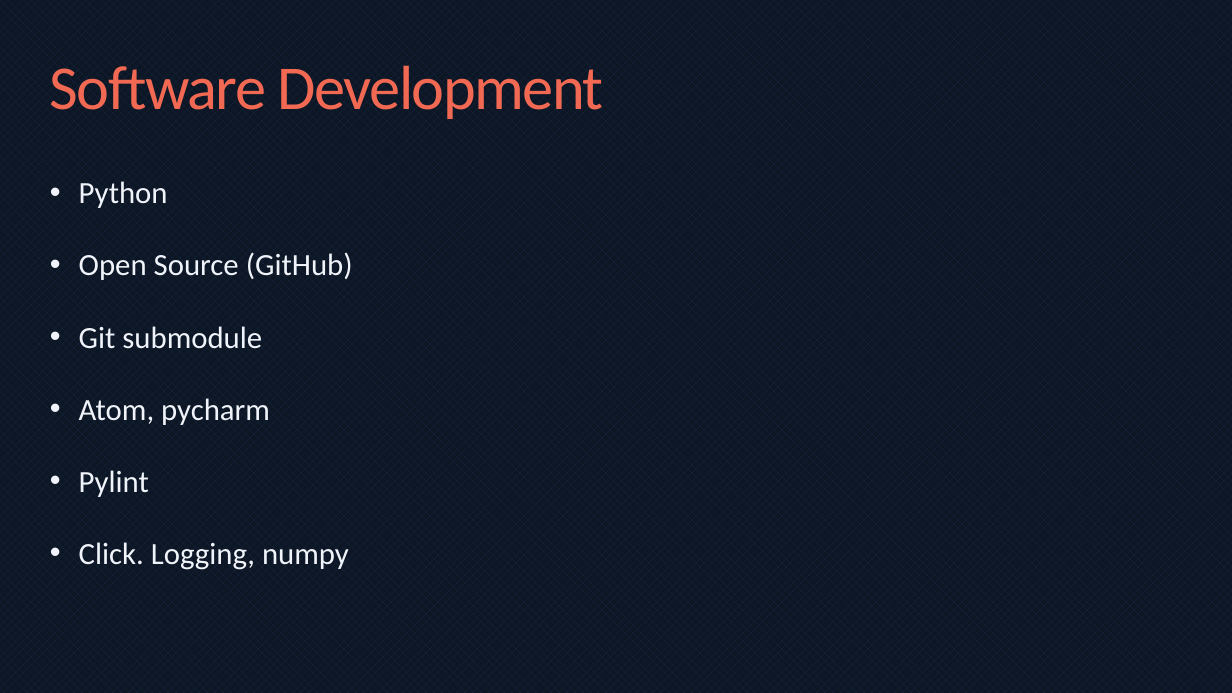
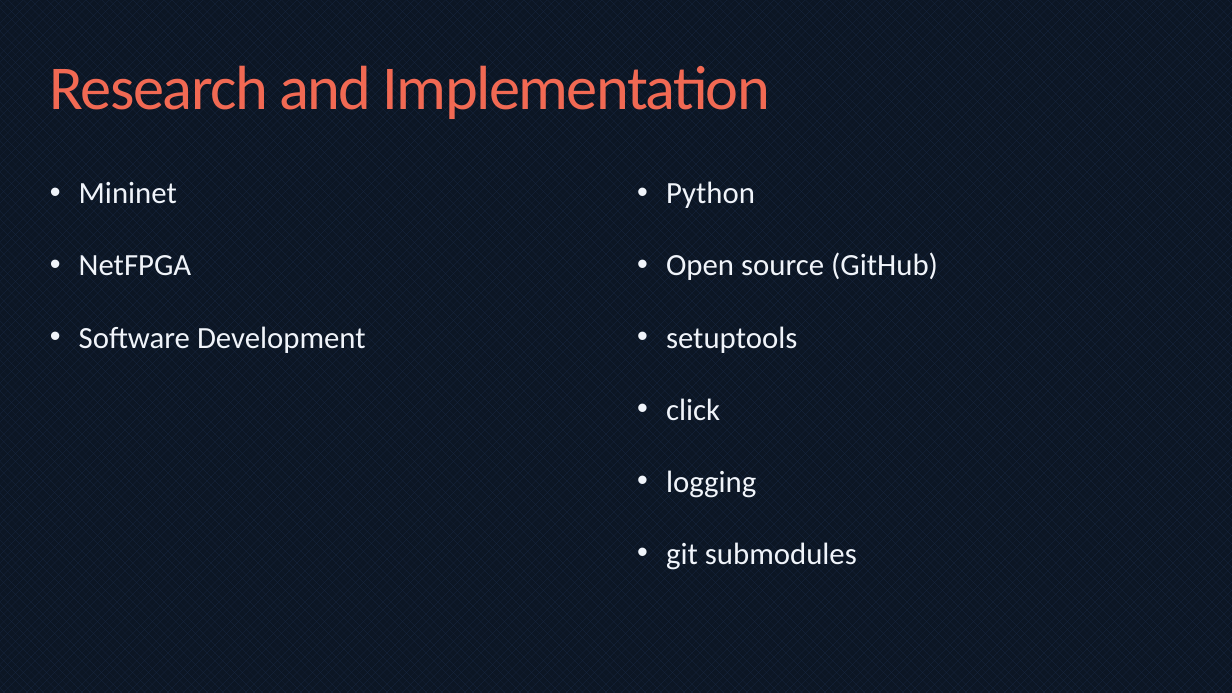
Before and after one commit to bmaximuml/CS351-Reports, a slide deck: slide 16 of Presentation/Network Switch Design on FPGAs.pptx (slide 15 before the commit). Drawn at 1232x693 pixels with LibreOffice and Linux fonts; fonts in the diff are those of the drawing. Boxes give left, top, right and bottom in pixels: in the first picture for what was removed or moved away, otherwise in the second. Text is boxed around its words. In the diff, an @@ line names an element or a change of style, - is before the commit and + after.

```diff
--- a/Presentation/Network Switch Design on FPGAs.pptx
+++ b/Presentation/Network Switch Design on FPGAs.pptx
@@ title at bbox=[50, 65, 770, 119]: text changed @@
-Software Development
+Research and Implementation
@@ text at bbox=[79, 182, 366, 353]: text changed @@
-• Python
-• Open Source (GitHub)
-• Git submodule
-• Atom, pycharm
-• Pylint
-• Click. Logging, numpy
+• Mininet
+• NetFPGA
+• Software Development
@@ text added at bbox=[666, 181, 938, 570], 24 pt, text #F0F4FA @@
+• Python
+• Open source (GitHub)
+• setuptools
+• click
+• logging
+• git submodules
```
Also in this commit, not shown: 4 other slides changed, 2 slides added, 1 other file.
